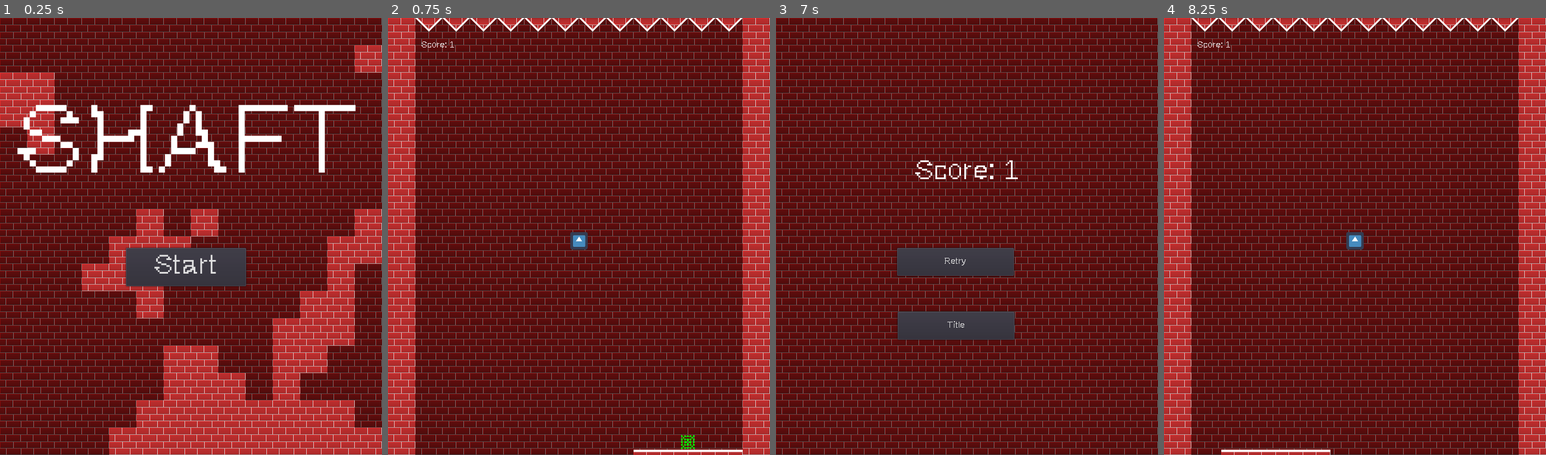
Above: before the commit, frames 1-4 (left to right).
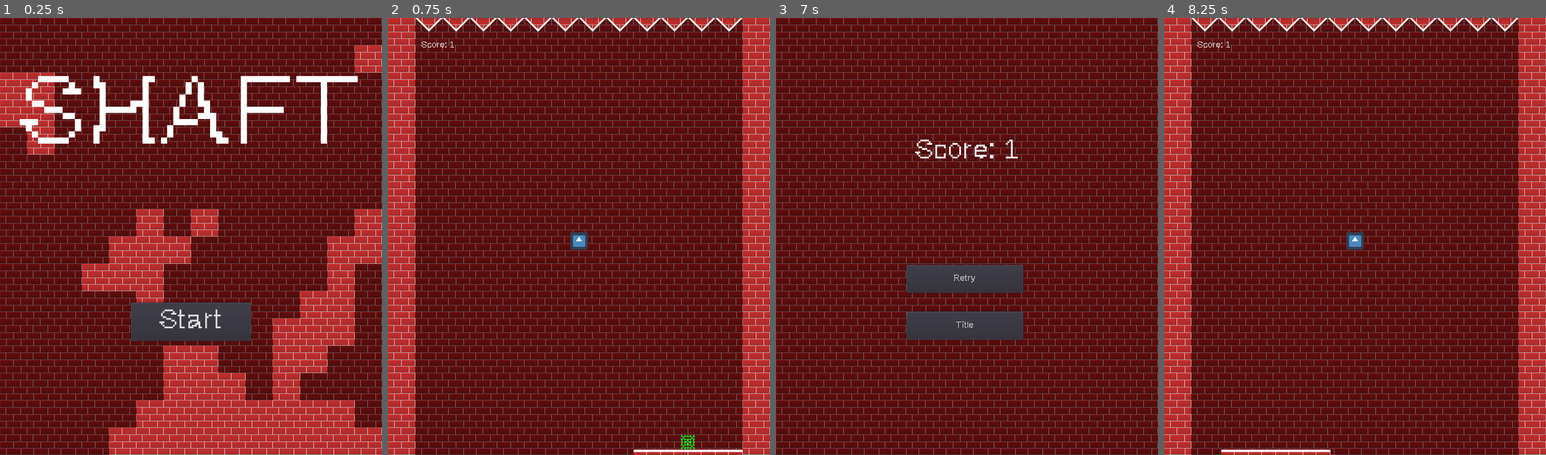
Above: after the commit, the same moments.

Repository: t-ishii/SHAFT
Game: Godot game, scene res://scenes/title/Title.tscn
The game is run twice, just before and just after one commit, with the same random seed, the same clock (stepped at 60 frames per second) and the same inputs. The engine's default icon, where the game draws it, is replaced by a stand-in: a white triangle on a blue panel in a dark square.
Inputs:
- Up to frame 1 (0.25 s): no input
- Up to frame 2 (0.75 s): click "Start" at 0.5 s
- Up to frame 3 (7 s): hold Right (right) 1.28-2.78 s; tap Space (jump) at 1.52, 2.27, 3.77, 4.52, 5.27, 6.77 s; hold Left (left) 2.78-3.53 s; hold Right (right) 3.53-5.03 s; hold Left (left) 5.03-5.78 s; hold Right (right) 5.78-6.53 s; hold Left (left) from 6.53 s (still down)
- Up to frame 4 (8.25 s): release Left (left) at 7.25 s; click "Title" at 7.25 s; click "Start" at 8 s

The runs differ from the first frame. In frame 1, 11% of the frame differs, in the area x 4-94%, y 13-74%; in frame 2, nothing differs; in frame 3, 3.3%; in frame 4, nothing differs.

Commit message:
Change node type

Diff:
--- a/scenes/result/Result.gd
+++ b/scenes/result/Result.gd
@@ -1,4 +1,4 @@
-extends Node2D
+extends CanvasLayer
 
 func _on_Retry_pressed():
     get_tree().change_scene(Constant.MAIN_SCENE)
--- a/scenes/result/Result.tscn
+++ b/scenes/result/Result.tscn
@@ -34,7 +34,12 @@
 font_data = ExtResource( 3 )
 _sections_unfolded = [ "Font" ]
 
-[node name="Result" type="Node2D"]
+[node name="Result" type="CanvasLayer"]
+layer = 1
+offset = Vector2( 0, 0 )
+rotation = 0.0
+scale = Vector2( 1, 1 )
+transform = Transform2D( 1, 0, 0, 1, 0, 0 )
 script = ExtResource( 1 )
 
 [node name="BG" type="TileMap" parent="."]
@@ -59,14 +64,14 @@
 _sections_unfolded = [ "Cell" ]
 
 [node name="Score" type="Label" parent="."]
-anchor_left = 0.0
-anchor_top = 0.0
-anchor_right = 0.0
-anchor_bottom = 0.0
-margin_left = 3.0
-margin_top = 257.0
-margin_right = 699.0
-margin_bottom = 308.0
+anchor_left = 0.5
+anchor_top = 0.5
+anchor_right = 0.5
+anchor_bottom = 0.5
+margin_left = -347.0
+margin_top = -181.0
+margin_right = 349.0
+margin_bottom = -130.0
 rect_pivot_offset = Vector2( 0, 0 )
 rect_clip_content = false
 mouse_filter = 2
@@ -83,14 +88,14 @@
 _sections_unfolded = [ "custom_fonts" ]
 
 [node name="Retry" type="Button" parent="."]
-anchor_left = 0.0
-anchor_top = 0.0
-anchor_right = 0.0
-anchor_bottom = 0.0
-margin_left = 222.0
-margin_top = 421.0
-margin_right = 436.0
-margin_bottom = 472.0
+anchor_left = 0.5
+anchor_top = 1.0
+anchor_right = 0.5
+anchor_bottom = 1.0
+margin_left = -111.0
+margin_top = -348.0
+margin_right = 103.0
+margin_bottom = -297.0
 rect_pivot_offset = Vector2( 0, 0 )
 rect_clip_content = false
 focus_mode = 2
@@ -113,9 +118,9 @@
 anchor_top = 0.0
 anchor_right = 0.0
 anchor_bottom = 0.0
-margin_left = 223.0
+margin_left = 239.0
 margin_top = 538.0
-margin_right = 437.0
+margin_right = 453.0
 margin_bottom = 589.0
 rect_pivot_offset = Vector2( 0, 0 )
 rect_clip_content = false
--- a/scenes/title/Title.gd
+++ b/scenes/title/Title.gd
@@ -1,4 +1,4 @@
-extends Node2D
+extends CanvasLayer
 
 func _on_Button_pressed():
     var result = get_tree().change_scene(Constant.MAIN_SCENE)
--- a/scenes/title/Title.tscn
+++ b/scenes/title/Title.tscn
@@ -24,10 +24,16 @@
 font_data = ExtResource( 3 )
 _sections_unfolded = [ "Font", "Settings" ]
 
-[node name="Title" type="Node2D"]
+[node name="Title" type="CanvasLayer"]
+layer = 1
+offset = Vector2( 0, 0 )
+rotation = 0.0
+scale = Vector2( 1, 1 )
+transform = Transform2D( 1, 0, 0, 1, 0, 0 )
 script = ExtResource( 1 )
 
 [node name="BG" type="TileMap" parent="."]
+scale = Vector2( 1, 1 )
 mode = 0
 tile_set = ExtResource( 2 )
 cell_size = Vector2( 50, 50 )
@@ -48,14 +54,14 @@
 _sections_unfolded = [ "Cell" ]
 
 [node name="Button" type="Button" parent="."]
-anchor_left = 0.0
-anchor_top = 0.0
-anchor_right = 0.0
-anchor_bottom = 0.0
-margin_left = 231.0
-margin_top = 421.0
-margin_right = 451.0
-margin_bottom = 491.0
+anchor_left = 0.5
+anchor_top = 0.5
+anchor_right = 0.5
+anchor_bottom = 0.5
+margin_left = -110.0
+margin_top = 121.0
+margin_right = 110.0
+margin_bottom = 191.0
 rect_pivot_offset = Vector2( 0, 0 )
 rect_clip_content = false
 focus_mode = 2
@@ -74,14 +80,14 @@
 _sections_unfolded = [ "Grow Direction", "Script", "custom_colors", "custom_fonts", "custom_fonts/font" ]
 
 [node name="Title" type="Label" parent="."]
-anchor_left = 0.0
+anchor_left = 0.5
 anchor_top = 0.0
-anchor_right = 0.0
+anchor_right = 0.5
 anchor_bottom = 0.0
-margin_left = 32.0
-margin_top = 148.0
-margin_right = 663.0
-margin_bottom = 328.0
+margin_left = -314.0
+margin_top = 95.0
+margin_right = 317.0
+margin_bottom = 275.0
 rect_pivot_offset = Vector2( 0, 0 )
 rect_clip_content = false
 mouse_filter = 2
